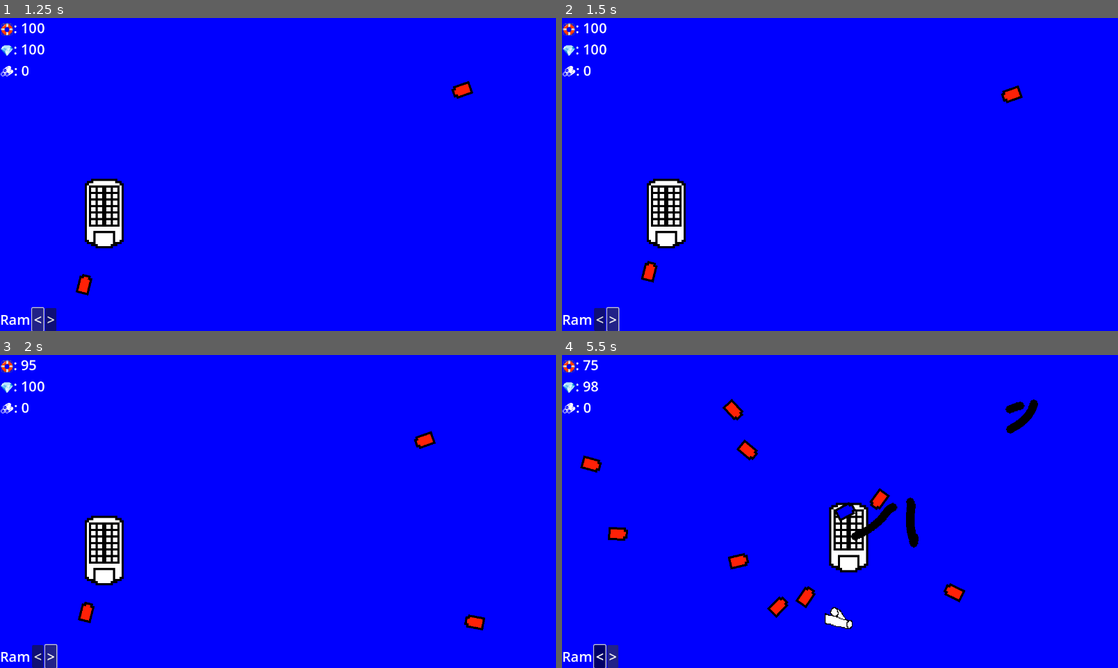
Above: before the commit, frames 1-4 (two rows, left to right).
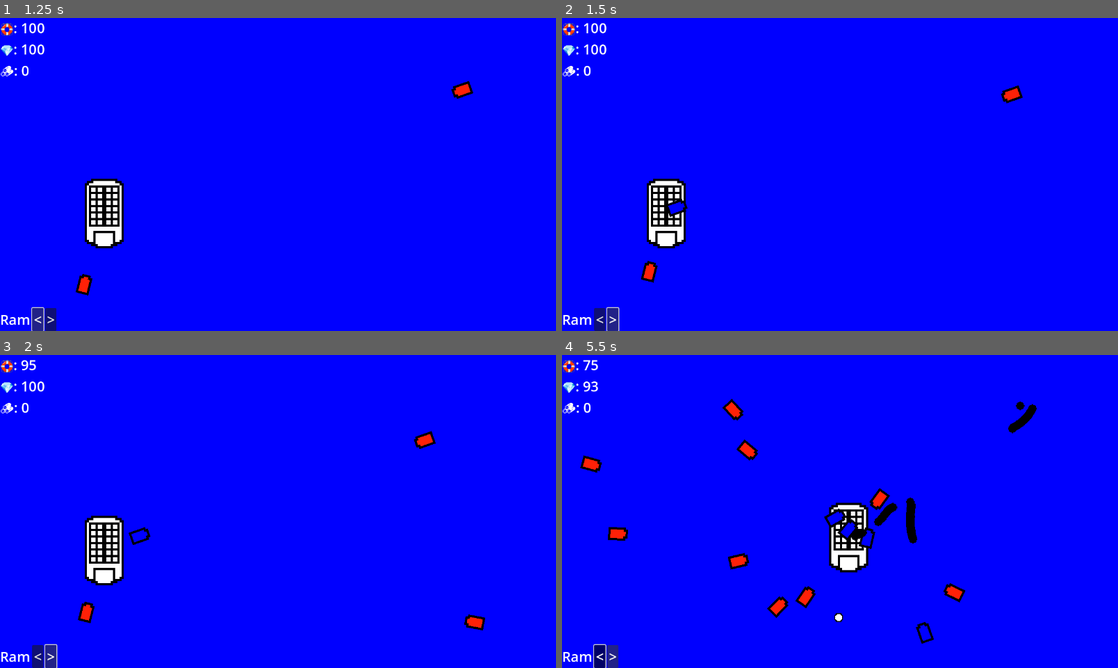
Above: after the commit, the same moments.

Repository: JoeyShapiro/ContainerCaptain
Game: Godot game, scene res://main.tscn
Two runs of this game, one before a commit and one after it. Both use one fixed random seed, a clock stepped at 60 frames per second and the inputs below.
Inputs:
- Up to frame 1 (1.25 s): click "<" at 0.5 s
- Up to frame 2 (1.5 s): click ">" at 1.25 s
- Up to frame 3 (2 s): no input
- Up to frame 4 (5.5 s): hold Right (move_right) 2.03-2.78 s; hold Space (shoot) 2.03-2.78 s; hold Down (move_down) 2.78-3.53 s; tap Space (shoot) at 2.85, 4.35 s; hold Right (move_right) 3.53-4.28 s; hold Space (shoot) 3.53-4.28 s; hold Up (move_up) 4.28-5.03 s; hold Left (move_left) from 5.03 s (still down); hold Space (shoot) from 5.03 s (still down)

Frame 1 is identical in both runs. In frame 2, 0.1% of the frame differs, in the area x 19-23%, y 57-64%; in frame 3, less than 0.1%; in frame 4, 0.9%, in the area x 5-86%, y 8-93%.
Error after the commit: Invalid access of index '0' on a base object of type: 'Array[Node]'. (res://main.gd:71)

Commit message:
can scale drones

Diff:
--- a/hud.gd
+++ b/hud.gd
@@ -1,4 +1,7 @@
 extends CanvasLayer
+
+signal scale_down
+signal scale_up
 
 # Called when the node enters the scene tree for the first time.
 func _ready():
@@ -12,3 +15,10 @@
 	$Stats/LabelHealth.text = '🛟: ' + str(health)
 	$Stats/LabelGold.text = '💎: ' + str(gold)
 	$Stats/LabelResources.text = '🪵: ' + str(resources)
+
+
+func _on_scale_down_pressed():
+	scale_down.emit()
+
+func _on_scale_up_pressed():
+	scale_up.emit()
--- a/hud.tscn
+++ b/hud.tscn
@@ -34,17 +34,20 @@
 [node name="HBoxContainer" type="HBoxContainer" parent="Units"]
 layout_mode = 2
 
-[node name="Label" type="Label" parent="Units/HBoxContainer"]
+[node name="LabelInfo" type="Label" parent="Units/HBoxContainer"]
 layout_mode = 2
 theme_override_font_sizes/font_size = 32
 text = "Ram"
 
-[node name="Button" type="Button" parent="Units/HBoxContainer"]
+[node name="ScaleDown" type="Button" parent="Units/HBoxContainer"]
 layout_mode = 2
 theme_override_font_sizes/font_size = 32
 text = "<"
 
-[node name="Button2" type="Button" parent="Units/HBoxContainer"]
+[node name="ScaleUp" type="Button" parent="Units/HBoxContainer"]
 layout_mode = 2
 theme_override_font_sizes/font_size = 32
 text = ">"
+
+[connection signal="pressed" from="Units/HBoxContainer/ScaleDown" to="." method="_on_scale_down_pressed"]
+[connection signal="pressed" from="Units/HBoxContainer/ScaleUp" to="." method="_on_scale_up_pressed"]
--- a/main.gd
+++ b/main.gd
@@ -1,6 +1,7 @@
 extends Node
 
 @export var mob_scene: PackedScene
+@export var droneRam_scene : PackedScene
 var score
 
 # Called when the node enters the scene tree for the first time.
@@ -59,3 +60,12 @@
 
 func _on_player_stat_change():
 	$Hud.display_stats($Player.hull, $Player.gold, $Player.resources)
+
+func _on_hud_scale_up():
+	var droneRam = droneRam_scene.instantiate()
+	droneRam.position = $Player.position
+	get_node('.').add_child(droneRam)
+
+func _on_hud_scale_down():
+	var drones = get_tree().get_nodes_in_group('drone')
+	drones[0].on_destroy()
--- a/main.tscn
+++ b/main.tscn
@@ -1,8 +1,9 @@
-[gd_scene load_steps=8 format=3 uid="uid://daojnt5ue41f"]
+[gd_scene load_steps=9 format=3 uid="uid://daojnt5ue41f"]
 
 [ext_resource type="Script" path="res://main.gd" id="1_45dk6"]
 [ext_resource type="PackedScene" uid="uid://c1dggx807wm0g" path="res://player.tscn" id="1_ijd0x"]
 [ext_resource type="PackedScene" uid="uid://bwnudvv2w1r8r" path="res://pirateRam.tscn" id="2_iel74"]
+[ext_resource type="PackedScene" uid="uid://6mt6cmpr15eb" path="res://droneRam.tscn" id="3_8t2rh"]
 [ext_resource type="PackedScene" uid="uid://rw5ec1cqiwvk" path="res://hud.tscn" id="4_8pyms"]
 [ext_resource type="Shader" path="res://water.gdshader" id="5_7aeye"]
 
@@ -19,6 +20,7 @@
 [node name="Main" type="Node"]
 script = ExtResource("1_45dk6")
 mob_scene = ExtResource("2_iel74")
+droneRam_scene = ExtResource("3_8t2rh")
 
 [node name="Player" parent="." instance=ExtResource("1_ijd0x")]
 
@@ -53,3 +55,5 @@
 [connection signal="stat_change" from="Player" to="." method="_on_player_stat_change"]
 [connection signal="timeout" from="TimerMob" to="." method="_on_timer_mob_timeout"]
 [connection signal="timeout" from="TimerStart" to="." method="_on_timer_start_timeout"]
+[connection signal="scale_down" from="Hud" to="." method="_on_hud_scale_down"]
+[connection signal="scale_up" from="Hud" to="." method="_on_hud_scale_up"]
--- a/player.gd
+++ b/player.gd
@@ -7,7 +7,6 @@
 @export var max_gold = 100 # energy
 @export var resources = 0 # TODO should i swap these or something
 @export var bullet_scene : PackedScene
-@export var droneRam_scene : PackedScene
 
 var hull
 var gold
@@ -93,11 +92,7 @@
 		get_node('../').add_child(bullet)
 
 func _on_timer_shoot_timeout():
-	#shoot()
-	if len(get_tree().get_nodes_in_group('drone')) < 1:
-		var droneRam = droneRam_scene.instantiate()
-		droneRam.position = position
-		get_node('../').add_child(droneRam)
+	shoot()
 
 func on_pickup(item):
 	# TODO make class for pickups
@@ -109,9 +104,6 @@
 	elif item == 'gold' and gold < max_gold:
 		gold += 1 # TODO this has hidden functionality
 	stat_change.emit()
-	var droneRam = droneRam_scene.instantiate()
-	droneRam.position = position
-	get_node('../').add_child(droneRam)
 
 # do it this way is cheaper (one timer) and makes sense (pay all at once)
 # maybe be in them, so each goes down correctly
--- a/player.tscn
+++ b/player.tscn
@@ -1,9 +1,8 @@
-[gd_scene load_steps=7 format=3 uid="uid://c1dggx807wm0g"]
+[gd_scene load_steps=6 format=3 uid="uid://c1dggx807wm0g"]
 
 [ext_resource type="Script" path="res://player.gd" id="1_uaiom"]
 [ext_resource type="Texture2D" uid="uid://dpbvgo00e1uty" path="res://freighter.png" id="2_o0l43"]
 [ext_resource type="PackedScene" uid="uid://cibem5vqpeyps" path="res://bullet.tscn" id="2_rmgub"]
-[ext_resource type="PackedScene" uid="uid://6mt6cmpr15eb" path="res://droneRam.tscn" id="3_hjlqi"]
 
 [sub_resource type="SpriteFrames" id="SpriteFrames_uaig3"]
 animations = [{
@@ -30,7 +29,6 @@
 collision_mask = 11
 script = ExtResource("1_uaiom")
 bullet_scene = ExtResource("2_rmgub")
-droneRam_scene = ExtResource("3_hjlqi")
 metadata/_edit_group_ = true
 
 [node name="AnimatedSprite2D" type="AnimatedSprite2D" parent="."]
